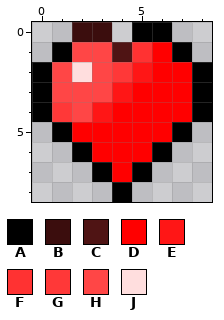
Pixel-art sprite: hudbars_icon_health.png. Above, as it was before the edit.
The file is 9x9 pixels. Colours within 5 levels of each other are drawn and written as one.
Palette (. is transparent): A #000000  B #3b0d0d  C #4f1414  D #ff0000  E #ff1616  F #ff3232  G #ff3838  H #ff4646  J #ffdede
Pixels before, first column x 0:
0 ..BB.AA..
1 .AHHCFDA.
2 AHJHGEDDA
3 AHHHEDDDA
4 AGHEDDDDA
5 .ADDDDDA.
6 ..ADDDA..
7 ...ADA...
8 ....A....
The result:
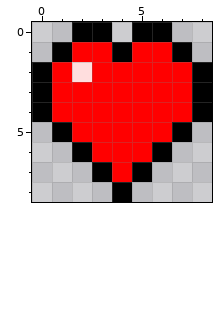
What changed:
Colour A replaces colour B in row 0 at x 2 to 3.
Colour A replaces colour C in row 1 at x 4.
Colour D replaces colour E in row 2 at x 5; in row 3 at x 4; in row 4 at x 3.
Colour D replaces colour F in row 1 at x 5.
Colour D replaces colour G in row 2 at x 4; in row 4 at x 1.
Colour D replaces colour H in row 1 at x 2 to 3; in row 2 at x 1 and 3; in row 3 at x 1 to 3; in row 4 at x 2.
Boxes around the changes in both pictures, in picture pixels (x1, y1, x2, y2):
changed: (52, 22, 152, 122)
